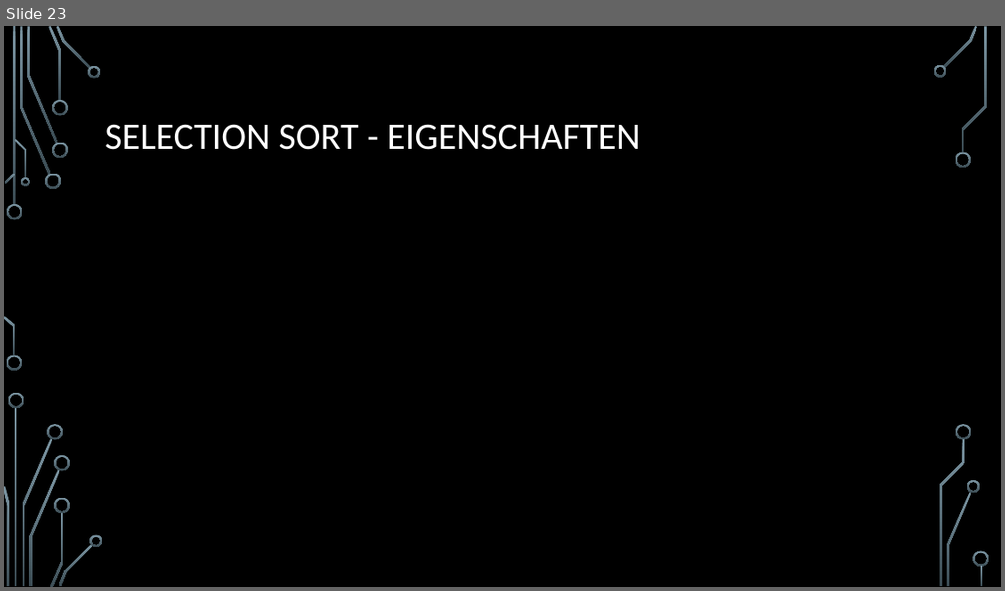
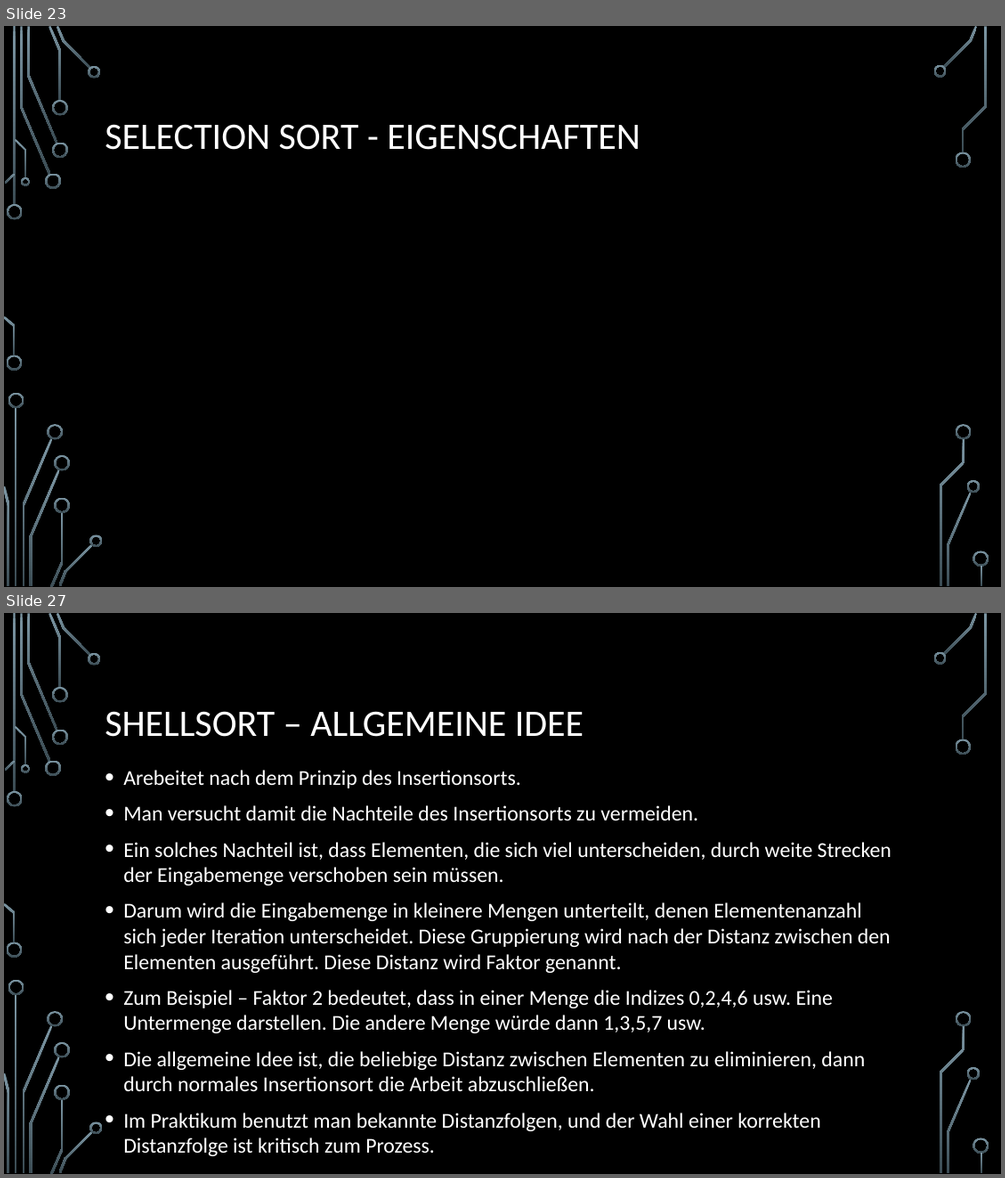
Before and after one commit to d-petrov/SortingAlgorithms, a slide deck: docs/sorting algorithms - presentation/Sortierverfahren.pptx. Shown one above the other, each under a label of ours: slide 23 before the commit, slides 23 and 27 after it; the slides between them are not shown. The pictures are 1005x591 and 1005x1178 pixels, drawn with LibreOffice and Linux fonts; fonts in the diff are those of the drawing; grey boxes stand for pictures; background and template pictures are left out. Boxes give left, top, right and bottom in pixels: in the first picture for what was removed or moved away, otherwise in the second. Text is boxed around its words. In the diff, an @@ line names an element or a change of style, - is before the commit and + after.

Commit message:
Added Bubblesort, Shellsort to docs and source, extended ignore

```diff
--- a/docs/sorting algorithms - presentation/Sortierverfahren.pptx
+++ b/docs/sorting algorithms - presentation/Sortierverfahren.pptx
@@ slide 27 added at bbox=[4, 613, 1001, 1174], background picture (left out); not listed: 36 template elements that a slide beside it also shows @@
@@ title added at bbox=[105, 711, 583, 737], 36 pt, text #FFFFFF @@
+SHELLSORT – ALLGEMEINE IDEE
@@ text added at bbox=[123, 770, 891, 1156], 20.4 pt, text #FFFFFF @@
+• Arebeitet nach dem Prinzip des Insertionsorts.
+• Man versucht damit die Nachteile des Insertionsorts zu vermeiden.
+• Ein solches Nachteil ist, dass Elementen, die sich viel unterscheiden, durch weite Strecken der Eingabemenge verschoben sein müssen.
+• Darum wird die Eingabemenge in kleinere Mengen unterteilt, denen Elementenanzahl sich jeder Iteration unterscheidet. Diese Gruppierung wird nach der Distanz zwischen den Elementen ausgeführt. Diese Distanz wird Faktor genannt.
+• Zum Beispiel – Faktor 2 bedeutet, dass in einer Menge die Indizes 0,2,4,6 usw. Eine Untermenge darstellen. Die andere Menge würde dann 1,3,5,7 usw.
+• Die allgemeine Idee ist, die beliebige Distanz zwischen Elementen zu eliminieren, dann durch normales Insertionsort die Arbeit abzuschließen.
+• Im Praktikum benutzt man bekannte Distanzfolgen, und der Wahl einer korrekten Distanzfolge ist kritisch zum Prozess.
```
Also in this commit, not shown: 1 slide changed, 5 other slides added, 1 slide removed, 16 other files.
